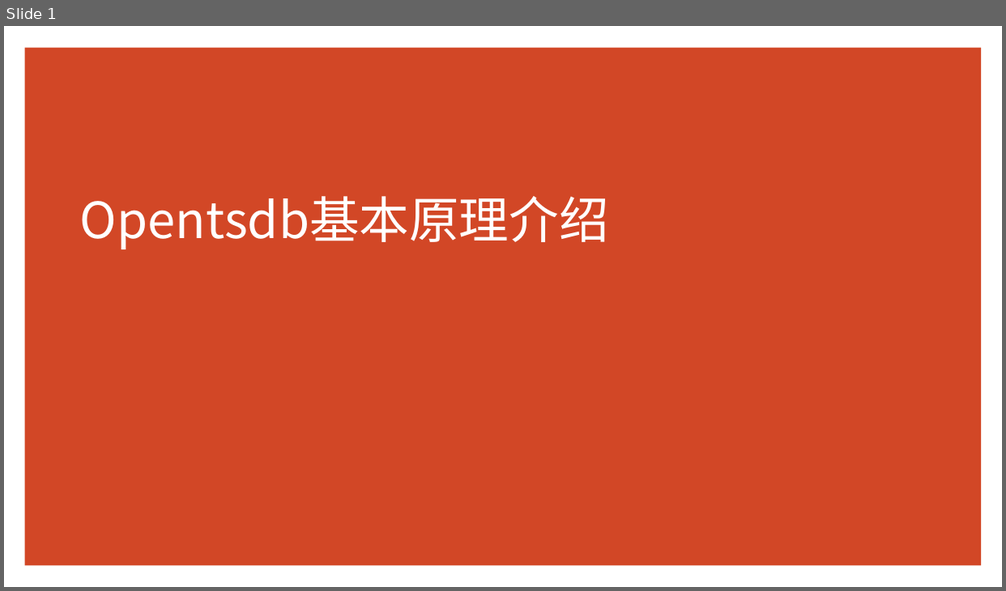
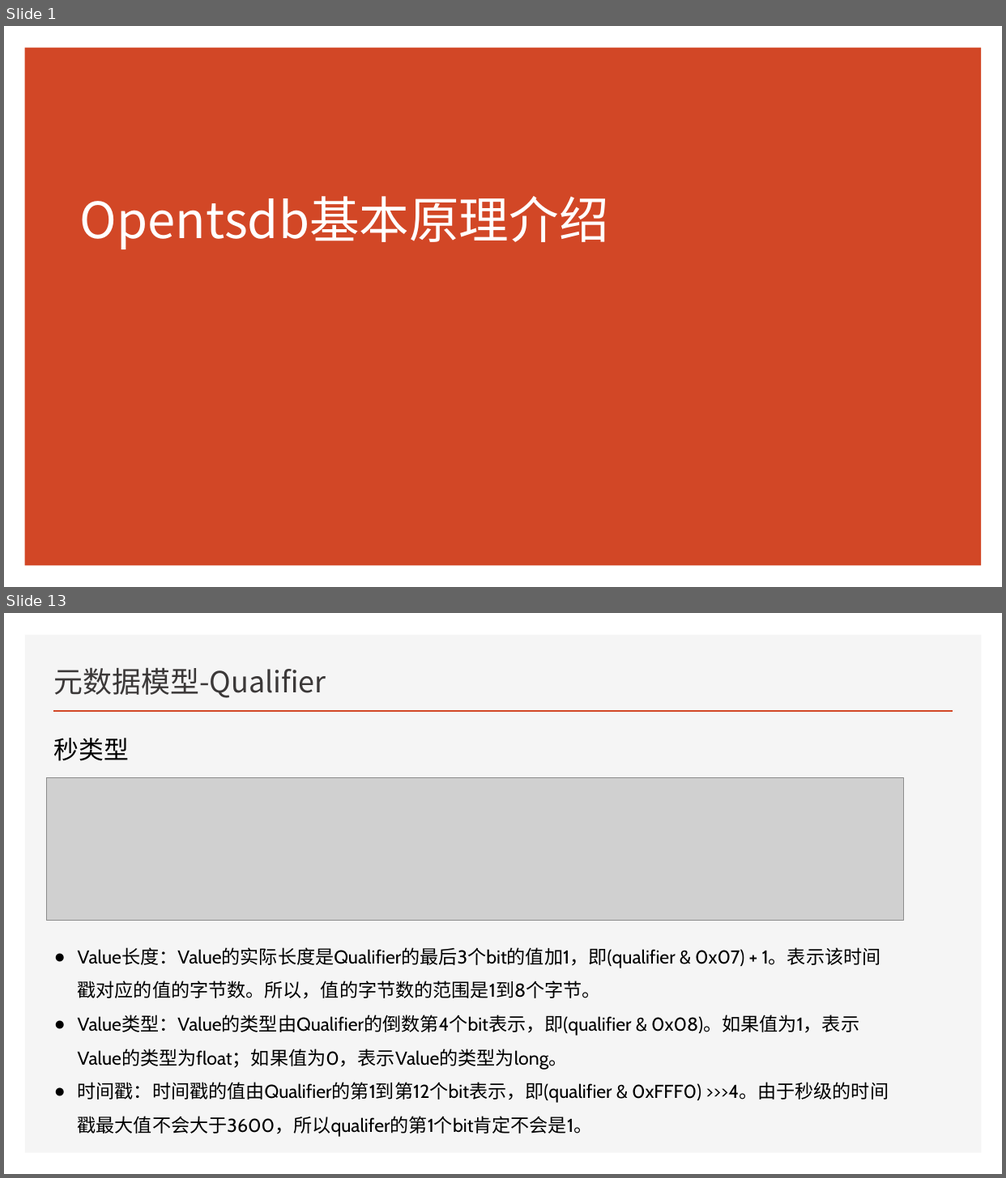
Before and after one commit to Zhangwusheng/Zhangwusheng.github.io, a slide deck: _posts/OpenTsdb基本原理.pptx. Shown one above the other, each under a label of ours: slide 1 before the commit, slides 1 and 13 after it; the slides between them are not shown. The pictures are 1006x591 and 1006x1178 pixels, drawn with LibreOffice and Linux fonts; fonts in the diff are those of the drawing; grey boxes stand for pictures. Boxes give left, top, right and bottom in pixels: in the first picture for what was removed or moved away, otherwise in the second. Text is boxed around its words. In the diff, an @@ line names an element or a change of style, - is before the commit and + after.

```diff
--- a/_posts/OpenTsdb基本原理.pptx
+++ b/_posts/OpenTsdb基本原理.pptx
@@ slide 13 added at bbox=[4, 613, 1002, 1174], background #FFFFFF @@
@@ rectangle added at bbox=[25, 635, 982, 1153], fill #F5F5F5 @@
@@ title added at bbox=[54, 667, 326, 698], 28 pt, text #3B3838 @@
+元数据模型-Qualifier
@@ line added from (53, 711) to (953, 711), #D24726 2 pt @@
@@ text added at bbox=[54, 738, 129, 761], 24 pt, text #000000 @@
+秒类型
@@ picture added at bbox=[47, 778, 904, 921] @@
@@ text added at bbox=[78, 948, 889, 1136], 18 pt, text #000000 @@
+● Value长度：Value的实际长度是Qualifier的最后3个bit的值加1，即(qualifier & 0x07) + 1。表示该时间戳对应的值的字节数。所以，值的字节数的范围是1到8个字节。
+● Value类型：Value的类型由Qualifier的倒数第4个bit表示，即(qualifier & 0x08)。如果值为1，表示Value的类型为float；如果值为0，表示Value的类型为long。
+● 时间戳：时间戳的值由Qualifier的第1到第12个bit表示，即(qualifier & 0xFFF0) >>>4。由于秒级的时间戳最大值不会大于3600，所以qualifer的第1个bit肯定不会是1。
```
Also in this commit, not shown: 6 slides changed, 19 other slides added, 1 slide removed, 4 other files.
